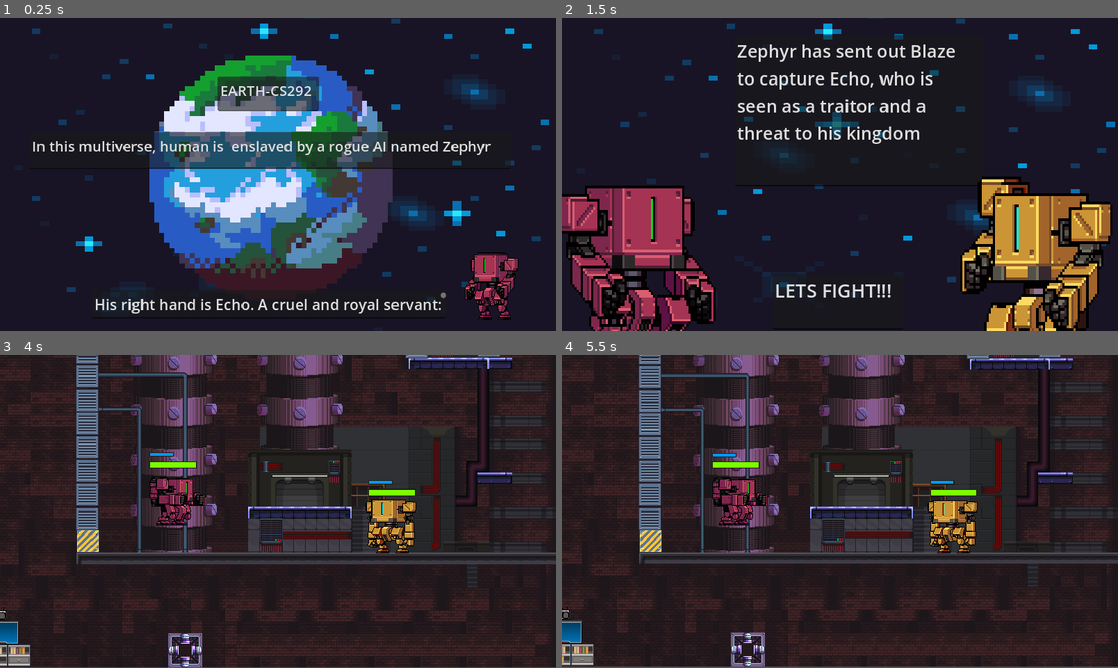
Above: before the commit, frames 1-4 (two rows, left to right).
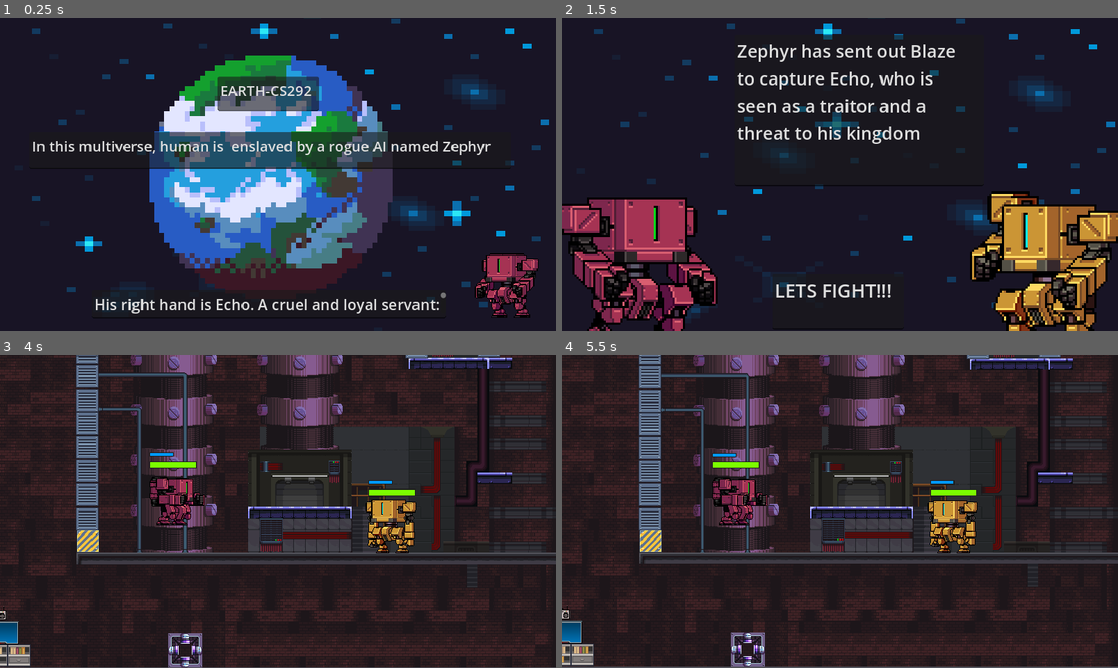
Above: after the commit, the same moments.

Repository: lance-374/TeamADHD
Game: Godot game, scene res://lore_1.tscn
Two runs of this game, one before a commit and one after it. Both use one fixed random seed, a clock stepped at 60 frames per second and the inputs below. This scene is started directly instead of the project's main scene.
Inputs (mouse positions are in pixels of both pictures, inside the frame that each line leads up to):
- Up to frame 1 (0.25 s): no input
- Up to frame 2 (1.5 s): click (840, 177) at 0.5 s; click (840, 177) at 1.25 s
- Up to frame 3 (4 s): click (278, 514) at 2 s; click "PLAY" at 2.75 s; tap 2 (jump1) at 3.6, 3.77 s
- Up to frame 4 (5.5 s): tap 2 (jump1) at 4.07, 4.35, 4.52, 4.82, 5.1 s

The runs differ from the first frame. In frame 1, 2.2% of the frame differs, in the area x 61-97%, y 74-97%; in frame 2, 16%, in the area x 0-100%, y 50-100%; in frame 3, less than 0.1%; in frame 4, less than 0.1%.

Commit message:
fixed some bugs with lore and gameover screens, and modified jukebox

Diff:
--- a/Levels/blaze_wins_screen.tscn
+++ b/Levels/blaze_wins_screen.tscn
@@ -4,7 +4,7 @@
 [ext_resource type="Texture2D" uid="uid://dc3s2e2j70noi" path="res://Assets/endscreenimg.jpg" id="2_4xx3c"]
 [ext_resource type="AudioStream" uid="uid://by8k43pw5auji" path="res://Sounds/Music/EndScreenMusic.mp3" id="3_ucmio"]
 
-[node name="main_menu" type="Control"]
+[node name="main_menu2" type="Control"]
 layout_mode = 3
 anchors_preset = 15
 anchor_right = 1.0
@@ -58,7 +58,7 @@
 theme_override_colors/font_outline_color = Color(0, 0, 0, 1)
 theme_override_constants/outline_size = 10
 theme_override_font_sizes/font_size = 60
-text = "BLAZE WINS !"
+text = "EHCO WINS !"
 horizontal_alignment = 1
 vertical_alignment = 1
 
--- a/Levels/echo_wins_screen.tscn
+++ b/Levels/echo_wins_screen.tscn
@@ -69,7 +69,7 @@
 theme_override_colors/font_outline_color = Color(0, 0, 0, 1)
 theme_override_constants/outline_size = 10
 theme_override_font_sizes/font_size = 60
-text = "ECHO WINS !"
+text = "BLAZE WINS !"
 horizontal_alignment = 1
 vertical_alignment = 1
 
--- a/Objects/jukebox.tscn
+++ b/Objects/jukebox.tscn
@@ -2,7 +2,7 @@
 
 [ext_resource type="Script" path="res://Scripts/Jukebox.gd" id="1_7tlsh"]
 [ext_resource type="Texture2D" uid="uid://niq6cvah3djs" path="res://Assets/boom_box.png" id="2_66mcd"]
-[ext_resource type="AudioStream" uid="uid://cx5holvnn362g" path="res://Sounds/Jukebox/smellsbad.mp3" id="3_on8oc"]
+[ext_resource type="AudioStream" uid="uid://cx5holvnn362g" path="res://Sounds/Music/smellsbad.mp3" id="3_on8oc"]
 
 [sub_resource type="RectangleShape2D" id="RectangleShape2D_ltlo8"]
 size = Vector2(30, 14)
@@ -53,5 +53,8 @@
 sprite_frames = SubResource("SpriteFrames_sfyxb")
 animation = &"on"
 
-[node name="AudioStreamPlayer2D" type="AudioStreamPlayer2D" parent="."]
+[node name="JukeboxPlayer" type="AudioStreamPlayer2D" parent="."]
 stream = ExtResource("3_on8oc")
+
+[node name="LevelMusicPlayer" type="AudioStreamPlayer" parent="."]
+stream = ExtResource("3_on8oc")
--- a/Scripts/Jukebox.gd
+++ b/Scripts/Jukebox.gd
@@ -2,21 +2,26 @@
 
 var is_playing
 var rng = RandomNumberGenerator.new()
-@onready var audio_stream_player_2d = $AudioStreamPlayer2D
+@onready var jukebox_player = $JukeboxPlayer
 @onready var animated_sprite_2d = $AnimatedSprite2D
-var tracklist = [preload("res://Sounds/Jukebox/careless.mp3"), preload("res://Sounds/Jukebox/elevator.mp3"), preload("res://Sounds/Jukebox/four_seasons.mp3"), preload("res://Sounds/Jukebox/jazz.mp3"), preload("res://Sounds/Jukebox/lightbringer.mp3"), preload("res://Sounds/Jukebox/rickroll.mp3"), preload("res://Sounds/Jukebox/smellsbad.mp3")]
+@onready var level_music_player = $LevelMusicPlayer
+
+var tracklist = [preload("res://Sounds/Jukebox/careless.mp3"), preload("res://Sounds/Jukebox/elevator.mp3"), preload("res://Sounds/Jukebox/four_seasons.mp3"), preload("res://Sounds/Jukebox/jazz.mp3"), preload("res://Sounds/Jukebox/lightbringer.mp3"), preload("res://Sounds/Jukebox/rickroll.mp3")]
 func _ready():
 	is_playing = true
-	audio_stream_player_2d.play()
-	animated_sprite_2d.play("on")
+	level_music_player.play()
+	jukebox_player.play()
+	animated_sprite_2d.play("off")
 
 func toggle():
-	if is_playing:
+	if is_playing: #turn off
 		is_playing = false
-		audio_stream_player_2d.stop()
+		jukebox_player.stop()
+		level_music_player.play()
 		animated_sprite_2d.play("off")
-	else:
+	else: #turn on
 		is_playing = true
-		audio_stream_player_2d.stream = tracklist[rng.randi_range(0,6)]
-		audio_stream_player_2d.play()
+		level_music_player.stop()
+		jukebox_player.stream = tracklist[rng.randi_range(0,5)]
+		jukebox_player.play()
 		animated_sprite_2d.play("on")
--- a/lore_1.gd
+++ b/lore_1.gd
@@ -5,3 +5,7 @@
 
 func _on_button_pressed():
 	get_tree().change_scene_to_file("res://lore_2.tscn")
+
+func _process(_float):
+	if Input.is_action_just_pressed("jump1"):
+		get_tree().change_scene_to_file("res://lore_2.tscn")
--- a/lore_1.tscn
+++ b/lore_1.tscn
@@ -41,11 +41,11 @@
 offset_right = 684.0
 offset_bottom = 461.0
 theme_override_font_sizes/font_size = 23
-text = "His right hand is Echo. A cruel and royal servant:"
+text = "His right hand is Echo. A cruel and loyal servant:"
 
 [node name="11rEmergencyDisengagement1OnTheGround" type="Sprite2D" parent="."]
-position = Vector2(1618, 387)
-scale = Vector2(1.09317, 1.36111)
+position = Vector2(1805, 387)
+scale = Vector2(1.3, 1.3)
 texture = ExtResource("3_pj4wb")
 
 [node name="MarginContainer" type="MarginContainer" parent="."]
--- a/lore_2.tscn
+++ b/lore_2.tscn
@@ -11,6 +11,10 @@
 
 func _on_button_pressed():
 	get_tree().change_scene_to_file(\"res://lore_3.tscn\")
+
+func _process(_float):
+	if Input.is_action_just_pressed(\"jump1\"):
+		get_tree().change_scene_to_file(\"res://lore_3.tscn\")
 "
 
 [node name="lore2" type="Node2D"]
@@ -32,7 +36,7 @@
 
 [node name="14rWreck" type="Sprite2D" parent="."]
 position = Vector2(-363, 327)
-scale = Vector2(2.18924, 2.47222)
+scale = Vector2(2.3, 2.3)
 texture = ExtResource("2_3lvku")
 
 [node name="TextEdit" type="TextEdit" parent="."]
--- a/lore_3.gd
+++ b/lore_3.gd
@@ -4,3 +4,7 @@
 
 func _on_button_pressed():
 	get_tree().change_scene_to_file("res://Levels/title_screen.tscn")
+
+func _process(_float):
+	if Input.is_action_just_pressed("jump1"):
+		get_tree().change_scene_to_file("res://Levels/title_screen.tscn")
--- a/lore_3.tscn
+++ b/lore_3.tscn
@@ -24,7 +24,7 @@
 
 [node name="5rMove" type="Sprite2D" parent="."]
 position = Vector2(-1035, 339)
-scale = Vector2(3.19097, 4.08333)
+scale = Vector2(3.2, 3.2)
 texture = ExtResource("2_wn03u")
 
 [node name="TextEdit" type="TextEdit" parent="."]
@@ -46,7 +46,7 @@
 
 [node name="7Attack2a" type="Sprite2D" parent="."]
 position = Vector2(1929, 342)
-scale = Vector2(3.33738, 4.29861)
+scale = Vector2(3.3, 3.3)
 texture = ExtResource("4_kncof")
 
 [connection signal="pressed" from="MarginContainer/Button" to="." method="_on_button_pressed"]
--- a/lvl2.gd
+++ b/lvl2.gd
@@ -6,8 +6,8 @@
 	$MultiTargetCamera2D.add_target($Player1)
 	$MultiTargetCamera2D.add_target($Player2)
 
-	#var r = $TileMap.get_used_rect()
-	$MultiTargetCamera2D.limit_left = -416 #r.position.x * $TileMap.tile_set.tile_size.x
-	$MultiTargetCamera2D.limit_right = 672 #r.end.x * $TileMap.tile_set.tile_size.x
-	$MultiTargetCamera2D.limit_bottom = 160 #r.end.y * $TileMap.tile_set.tile_size.y
-	#$MultiTargetCamera2D.limit_top = -320 #r.position.y * $TileMap.tile_set.tile_size.y
+	var r = $TileMap.get_used_rect()
+	$MultiTargetCamera2D.limit_left = r.position.x * $TileMap.tile_set.tile_size.x
+	$MultiTargetCamera2D.limit_right = r.end.x * $TileMap.tile_set.tile_size.x
+	$MultiTargetCamera2D.limit_bottom = r.end.y * $TileMap.tile_set.tile_size.y
+	$MultiTargetCamera2D.limit_top = r.position.y * $TileMap.tile_set.tile_size.y
--- a/lvl2.tscn
+++ b/lvl2.tscn
@@ -1,11 +1,12 @@
-[gd_scene load_steps=13 format=3 uid="uid://oo76uidprnep"]
+[gd_scene load_steps=14 format=3 uid="uid://cure43ji2fbv5"]
 
 [ext_resource type="PackedScene" path="res://parallax_background.tscn" id="1_0puqx"]
 [ext_resource type="Texture2D" uid="uid://d3oss6nudtttg" path="res://Free/Terrain/Terrain (16x16).png" id="1_6k5h6"]
 [ext_resource type="Script" path="res://lvl2.gd" id="1_miqlv"]
 [ext_resource type="PackedScene" path="res://enemy_frog.tscn" id="3_e6uc8"]
-[ext_resource type="PackedScene" uid="uid://d2sdarwcyh0lv" path="res://player1.tscn" id="4_tfl7q"]
-[ext_resource type="PackedScene" uid="uid://dgaoedv8knbnh" path="res://player2.tscn" id="6_0m8xs"]
+[ext_resource type="PackedScene" uid="uid://d2sdarwcyh0lv" path="res://Objects/player_1.tscn" id="4_tfl7q"]
+[ext_resource type="PackedScene" uid="uid://dgaoedv8knbnh" path="res://Objects/player_2.tscn" id="6_0m8xs"]
+[ext_resource type="PackedScene" uid="uid://cowuxagin5i37" path="res://Objects/multi_target_camera_2d.tscn" id="7_3p1ce"]
 
 [sub_resource type="RectangleShape2D" id="RectangleShape2D_00nc5"]
 size = Vector2(32.75, 591)
@@ -254,3 +255,5 @@
 
 [node name="Player2" parent="." instance=ExtResource("6_0m8xs")]
 position = Vector2(657, 272)
+
+[node name="MultiTargetCamera2D" parent="." instance=ExtResource("7_3p1ce")]
Not shown, removed: Sounds/Jukebox/smellsbad.mp3.import
Not shown, added: Sounds/Music/smellsbad.mp3.import
Not shown: 1 places in lore_1.tscn that only renumber resources
Not shown: 1 places in lore_2.tscn that only renumber resources
Not shown: 1 places in lore_3.tscn that only renumber resources
Not shown, added: Sounds/Music/smellsbad.mp3
